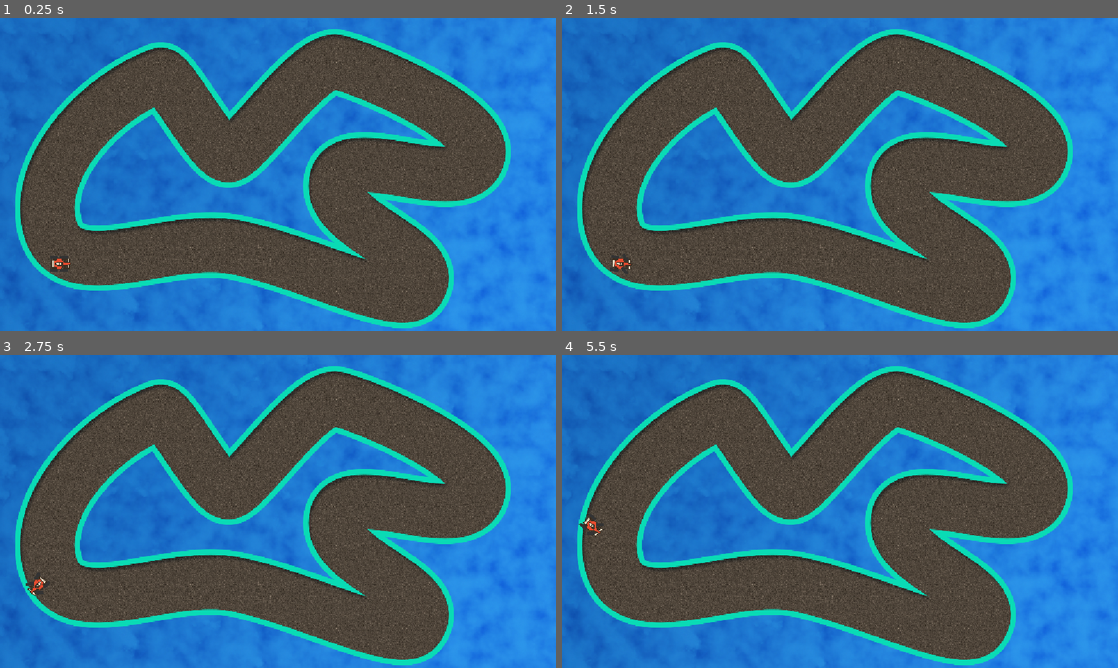
Above: before the commit, frames 1-4 (two rows, left to right).
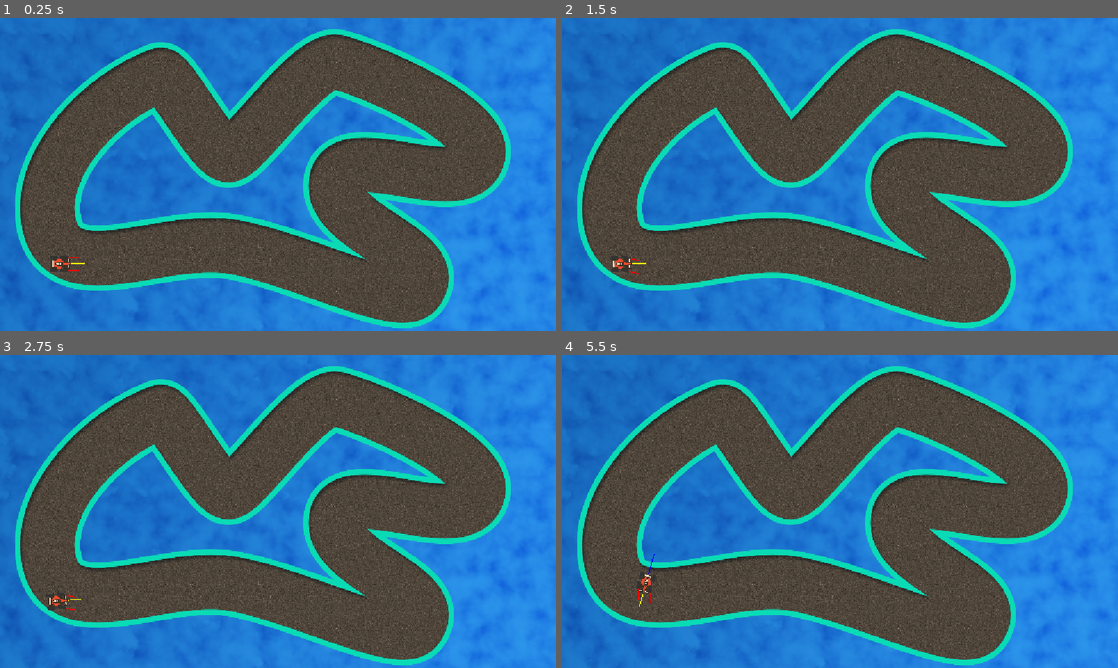
Above: after the commit, the same moments.

Repository: ShadeCone/racing1
Game: Godot game, scene res://scenes/track.tscn
Same seed, same stepped clock (60 frames per second), same inputs: the game is played once before the commit and once after it.
Inputs:
- Up to frame 1 (0.25 s): no input
- Up to frame 2 (1.5 s): tap Enter at 0.5 s; hold Right (ui_right) 0.53-1.28 s; tap Space at 1.25 s; hold Down (ui_down) from 1.28 s (still down)
- Up to frame 3 (2.75 s): release Down (ui_down) at 2.03 s; hold Right (ui_right) from 2.03 s (still down)
- Up to frame 4 (5.5 s): release Right (ui_right) at 2.78 s; hold Up (ui_up) 2.78-3.53 s; hold Left (ui_left) 3.53-5.03 s; hold Down (ui_down) from 5.03 s (still down)

The runs differ from the first frame. In frame 1, less than 0.1% of the frame differs, in the area x 12-16%, y 76-81%; in frame 2, less than 0.1%; in frame 3, 0.2%; in frame 4, 0.3%, in the area x 3-17%, y 50-81%.

Commit message:
1.2 No Slip
Car tires won't slip at high speeds, i.e. urns ideally

Diff:
--- a/scenes/car/car.gd
+++ b/scenes/car/car.gd
@@ -6,20 +6,20 @@
 @export var reverse_coeff: float = 0.5
 
 @export var steer_angle: float = 0.0
-@export var steer_strength: float = 5.0
-@export var max_steer_angle: float = PI/4
+@export var steer_strength: float = 2.0
+@export var max_steer_angle: float = 0.35 * PI/4
 
 var _force_long: Vector2 = Vector2.ZERO
 var _accel: Vector2 = Vector2.ZERO
 var _mass: float = 5.0
 
 # Environmental properties
-@export var drag_coeff: float = 0.02
-@export var friction_coeff: float = 0.5
+@export var drag_coeff: float = 0.03
+@export var friction_coeff: float = 30 * drag_coeff
 
 
 # Environmental (move to obstacles, etc.)
-@export var wall_bounce_factor: float = 0.8
+@export var wall_bounce_factor: float = 0.5
 
 # Car inputs
 var _throttle: float = 0.0
@@ -34,11 +34,26 @@
 var _front_turn_radius: float = 0.0
 var _rear_turn_radius: float = 0.0
 
+var force_lat: Vector2 = Vector2.ZERO
+
 # Called when the node enters the scene tree for the first time.
 func _ready():
 	pass
 
 
+
+func _draw():
+	var car_heading = 50 * Vector2.RIGHT
+	var loc_v = global_transform.basis_xform_inv(velocity)
+	draw_line(Vector2.ZERO, loc_v, Color.BLUE, 2.0)
+	var tire_dir = 30 * Vector2.RIGHT.rotated(steer_angle)
+	var tire_pos_l = $frontTireLeft.position
+	var tire_pos_r = $frontTireRight.position
+	draw_line(tire_pos_l, tire_pos_l + tire_dir, Color.RED, 2.0)
+	draw_line(tire_pos_r, tire_pos_r + tire_dir, Color.RED, 2.0)
+	draw_line(Vector2.ZERO, car_heading, Color.YELLOW, 2.0)
+	var lat_f = global_transform.basis_xform_inv(force_lat)
+	draw_line(tire_pos_r, tire_pos_r + 0.4 * lat_f, Color.PURPLE, 2.0)
 # Called every frame. 'delta' is the elapsed time since the previous frame.
 func _physics_process(delta: float) -> void:
 	get_input() # get throttle, steer
@@ -55,27 +70,30 @@
 	if _new_steer_angle != 0.0:
 		_front_turn_radius = _axle_length / abs(sin(_new_steer_angle))
 	else:
-		_front_turn_radius = 0.0
-	_rear_turn_radius =  _front_turn_radius * cos(_new_steer_angle)
+		_front_turn_radius = -1.0
+	_rear_turn_radius = _front_turn_radius * cos(_new_steer_angle)
 
 	var force_trac = _throttle * global_transform.x.normalized() * enginePower
 	var force_drag = -drag_coeff * velocity * velocity.length()
 	var force_friction = -friction_coeff * velocity
 
-	_force_long = force_trac + force_drag + force_friction
+	#force_lat = -200 * velocity.dot(global_transform.x.rotated(_new_steer_angle - PI/2).normalized()) * global_transform.x.rotated(_new_steer_angle - PI/2).normalized()
+	_force_long = force_trac + force_drag + force_friction #+ force_lat
 	_accel = _force_long / _mass
 	_new_velocity = (velocity + delta * _accel)
 
-	if _front_turn_radius != 0.0:
+	if _front_turn_radius != -1.0:
 		_angular_velocity = _new_velocity.length() / _front_turn_radius
+		if _new_steer_angle < 0.0:
+			_angular_velocity *= -1
+		if velocity.dot(global_transform.x) < 0:
+			_angular_velocity *= -1
 	else:
 		_angular_velocity = 0.0
 
-	if _new_steer_angle >= 0.0:
-		rotate(_angular_velocity * delta)
-	else:
-		rotate(- _angular_velocity * delta)
-	velocity = _new_velocity
+	rotate(_angular_velocity * delta)
+
+	velocity = _new_velocity.rotated(_angular_velocity * delta)
 	steer_angle = _new_steer_angle
 
 
@@ -89,6 +107,7 @@
 	if collision:
 		var normal: Vector2 = collision.get_normal()
 		bounce(normal)
+	queue_redraw()
 
 
 
@@ -137,7 +156,8 @@
 	return _front_turn_radius * cos(steer_angle)
 
 func bounce(normal: Vector2) -> void:
-	velocity -= wall_bounce_factor * 2 * normal * velocity.dot(normal)
+	velocity *= -wall_bounce_factor
+	#velocity -= wall_bounce_factor * 2 * normal * velocity.dot(normal)
 
 
 func update_velocity():
